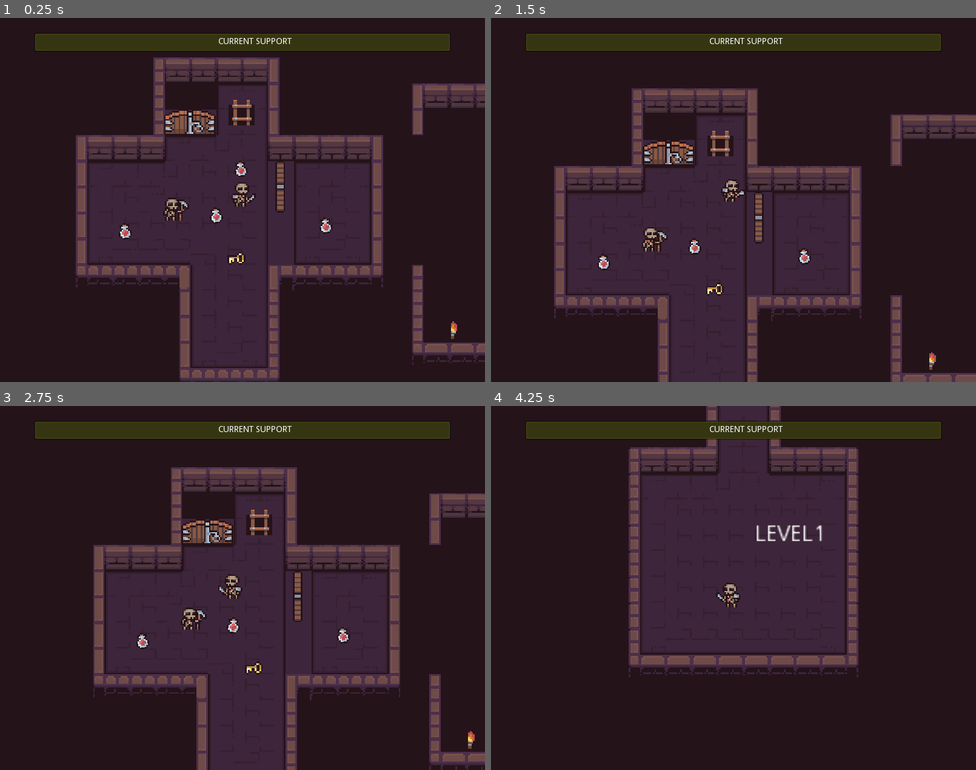
Above: before the commit, frames 1-4 (two rows, left to right).
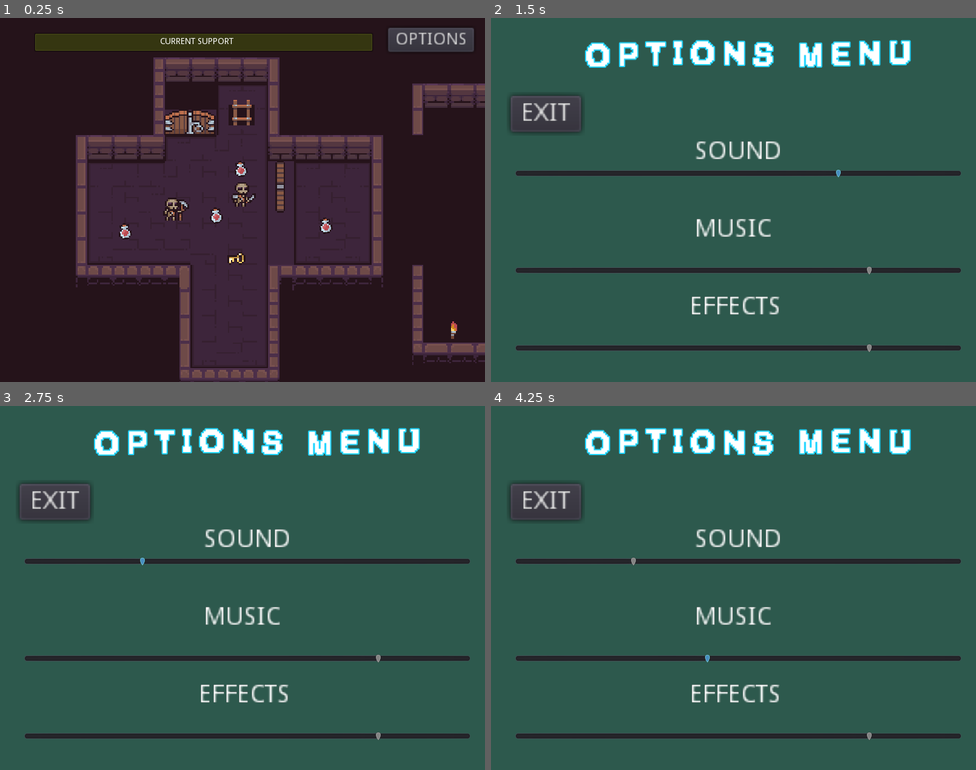
Above: after the commit, the same moments.

Repository: ktosox/Godot_Wild_06_2020
Game: Godot game, scene res://LEVELS/TEST/GameLevel.tscn
Two runs of this game, one before a commit and one after it. Both use one fixed random seed, a clock stepped at 60 frames per second and the inputs below. This scene is started directly instead of the project's main scene. Sound files missing from this copy of the repository are replaced by a short silence.
Inputs (mouse positions are in pixels of both pictures, inside the frame that each line leads up to):
- Up to frame 1 (0.25 s): no input
- Up to frame 2 (1.5 s): click (922, 39) at 0.5 s, where only the run after the commit has a clickable "OPTIONS"; move the mouse to (840, 181) at 1.27 s; press the mouse at (840, 181) at 1.28 s
- Up to frame 3 (2.75 s): move the mouse to (145, 606) at 2.02 s; release the mouse at (145, 606) at 2.03 s; click (145, 606) at 2.1 s
- Up to frame 4 (4.25 s): move the mouse to (782, 507) at 2.77 s; press the mouse at (782, 507) at 2.78 s; move the mouse to (709, 660) at 3.52 s; release the mouse at (709, 660) at 3.53 s; click (709, 660) at 3.6 s

The runs differ from the first frame. In frame 1, 1.5% of the frame differs, in the area x 33-98%, y 2-10%; in frame 2, 98%, in the area x 0-100%, y 0-100%; in frame 3, 98%; in frame 4, 97%.

Commit message:
potions now work, options menu fixed

Diff:
--- a/Game/GameManager.tscn
+++ b/Game/GameManager.tscn
@@ -36,8 +36,7 @@
 "values": [ 0.0, -80.0 ]
 }
 
-[sub_resource type="Animation" id=1]
-resource_name = "loop"
+[sub_resource type="Animation" id=3]
 length = 30.0
 loop = true
 tracks/0/type = "value"
@@ -83,13 +82,13 @@
 bus = "Music"
 
 [node name="Manager" type="AnimationPlayer" parent="DungeonMusic"]
-anims/Start = SubResource( 2 )
-anims/Stop = SubResource( 3 )
+anims/Start = SubResource( 1 )
+anims/Stop = SubResource( 2 )
 
 [node name="Ambient" type="AudioStreamPlayer" parent="."]
 
 [node name="AnimationPlayer" type="AnimationPlayer" parent="Ambient"]
 autoplay = "loop"
-anims/loop = SubResource( 1 )
+anims/loop = SubResource( 3 )
 [connection signal="finished" from="BattleMusic" to="." method="_on_BattleMusic_finished"]
 [connection signal="finished" from="DungeonMusic" to="." method="_on_DungeonMusic_finished"]
--- a/Game/Items/Potion.gd
+++ b/Game/Items/Potion.gd
@@ -36,4 +36,14 @@
 
 func _on_HitBox_area_entered(area):
 	$PickUp.play("New Anim")
+	if (health) :
+		if(big):
+			GM.set_player_HP(50)
+		else:
+			GM.set_player_HP(25)
+	else:
+		if(big):
+			GM.set_player_STAM(6)
+		else:
+			GM.set_player_STAM(3)
 	pass # Replace with function body.
--- a/Game/Items/Potion.tscn
+++ b/Game/Items/Potion.tscn
@@ -23,8 +23,7 @@
 "values": [ 0.0, -8.0, 0.0, 8.0, 0.0 ]
 }
 
-[sub_resource type="Animation" id=2]
-resource_name = "New Anim"
+[sub_resource type="Animation" id=3]
 length = 2.0
 tracks/0/type = "value"
 tracks/0/path = NodePath("Sprite:modulate")
@@ -62,9 +61,22 @@
 "update": 0,
 "values": [ Vector2( 1, 1 ), Vector2( 3, 3 ) ]
 }
+tracks/3/type = "method"
+tracks/3/path = NodePath(".")
+tracks/3/interp = 1
+tracks/3/loop_wrap = true
+tracks/3/imported = false
+tracks/3/enabled = true
+tracks/3/keys = {
+"times": PoolRealArray( 2 ),
+"transitions": PoolRealArray( 1 ),
+"values": [ {
+"args": [  ],
+"method": "queue_free"
+} ]
+}
 
 [node name="Potion" type="Node2D"]
-rotation = 0.0463138
 script = ExtResource( 2 )
 big = false
 
@@ -84,6 +96,6 @@
 [node name="PickUp" type="AnimationPlayer" parent="."]
 autoplay = "Idle"
 playback_speed = 3.0
-anims/Idle = SubResource( 3 )
-"anims/New Anim" = SubResource( 2 )
+anims/Idle = SubResource( 2 )
+"anims/New Anim" = SubResource( 3 )
 [connection signal="area_entered" from="HitBox" to="." method="_on_HitBox_area_entered"]
--- a/Game/OptionsMenu.gd
+++ b/Game/OptionsMenu.gd
@@ -8,6 +8,9 @@
 
 # Called when the node enters the scene tree for the first time.
 func _ready():
+	$Sound.value = AudioServer.get_bus_volume_db(AudioServer.get_bus_index("Master"))
+	$Music.value = AudioServer.get_bus_volume_db(AudioServer.get_bus_index("Music"))
+	$Effects.value = AudioServer.get_bus_volume_db(AudioServer.get_bus_index("Sounds"))
 	get_tree().paused = true
 	pass # Replace with function body.
 
--- a/Game/Player/Player.gd
+++ b/Game/Player/Player.gd
@@ -4,6 +4,8 @@
 # Declare member variables here. Examples:
 # var a = 2
 # var b = "text"
+var optionsWindowScene = preload("res://OptionsMenu.tscn")
+
 var speed = 40
 export var moving = false
 
@@ -70,3 +72,9 @@
 func set_support(newSup):
 	$Overlay/Support.value = newSup
 	pass
+
+
+func _on_Button_pressed():
+	var optionsMEnu = optionsWindowScene.instance()
+	add_child(optionsMEnu)
+	pass # Replace with function body.
--- a/Game/Player/Player.tscn
+++ b/Game/Player/Player.tscn
@@ -110,6 +110,7 @@
 [node name="AnimatedSprite" type="AnimatedSprite" parent="Location"]
 position = Vector2( 0.142395, -2.99031 )
 frames = SubResource( 5 )
+frame = 3
 playing = true
 
 [node name="Camera2D" type="Camera2D" parent="Location"]
@@ -136,7 +137,7 @@
 modulate = Color( 0.945098, 1, 0.290196, 1 )
 margin_left = 56.0
 margin_top = 24.0
-margin_right = 744.0
+margin_right = 616.0
 margin_bottom = 56.0
 percent_visible = false
 __meta__ = {
@@ -144,12 +145,24 @@
 }
 
 [node name="Label" type="Label" parent="Overlay"]
-margin_left = 360.0
+margin_left = 264.0
 margin_top = 32.0
-margin_right = 481.0
+margin_right = 385.0
 margin_bottom = 46.0
 text = "CURRENT SUPPORT"
 __meta__ = {
 "_edit_use_anchors_": false
 }
+
+[node name="Button" type="Button" parent="Overlay"]
+margin_left = 640.0
+margin_top = 16.0
+margin_right = 711.0
+margin_bottom = 36.0
+rect_scale = Vector2( 2, 2 )
+text = "OPTIONS"
+__meta__ = {
+"_edit_use_anchors_": false
+}
 [connection signal="timeout" from="TimerMouseCheck" to="." method="_on_TimerMouseCheck_timeout"]
+[connection signal="pressed" from="Overlay/Button" to="." method="_on_Button_pressed"]
Not shown: 2 places in Game/GameManager.tscn that only renumber resources
Not shown: 1 places in Game/Items/Potion.tscn that only renumber resources
Not shown, changed: Game/export_presets.cfg
Not shown, added: Exports/0.8.zip
